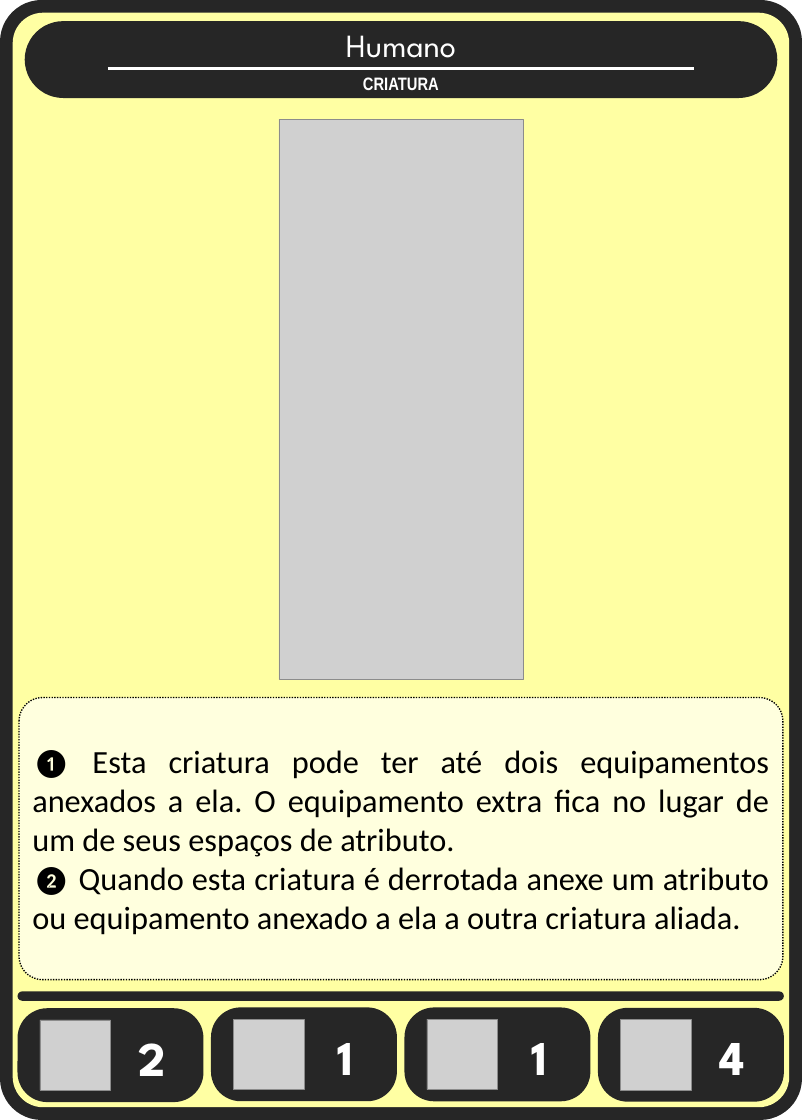
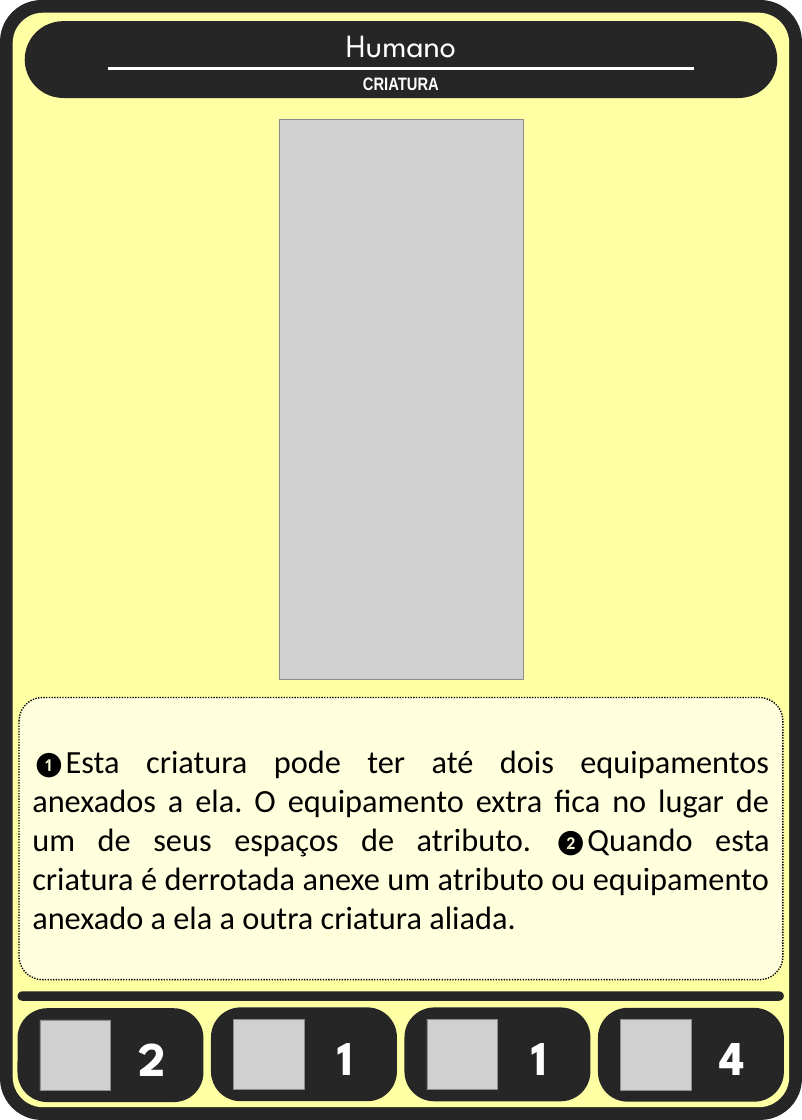
Before and after one commit to Aleyxom/Minimalist-Card-Game, a slide deck: slide 1 of slides tipos cartas/criaturas.pptx. Drawn at 802x1120 pixels with LibreOffice and Linux fonts; fonts in the diff are those of the drawing; grey boxes stand for pictures. Boxes give left, top, right and bottom in pixels: in the first picture for what was removed or moved away, otherwise in the second. Text is boxed around its words. In the diff, an @@ line names an element or a change of style, - is before the commit and + after.

```diff
--- a/slides tipos cartas/criaturas.pptx
+++ b/slides tipos cartas/criaturas.pptx
@@ text in rounded rectangle at [32,750,769,930]: text changed @@
-❶ Esta criatura pode ter até dois equipamentos anexados a ela. O equipamento extra fica no lugar de um de seus espaços de atributo.
-❷ Quando esta criatura é derrotada anexe um atributo ou equipamento anexado a ela a outra criatura aliada.
+❶Esta criatura pode ter até dois equipamentos anexados a ela. O equipamento extra fica no lugar de um de seus espaços de atributo. ❷Quando esta criatura é derrotada anexe um atributo ou equipamento anexado a ela a outra criatura aliada.
```
Also in this commit, not shown: 2 other slides changed, 5 other files.
